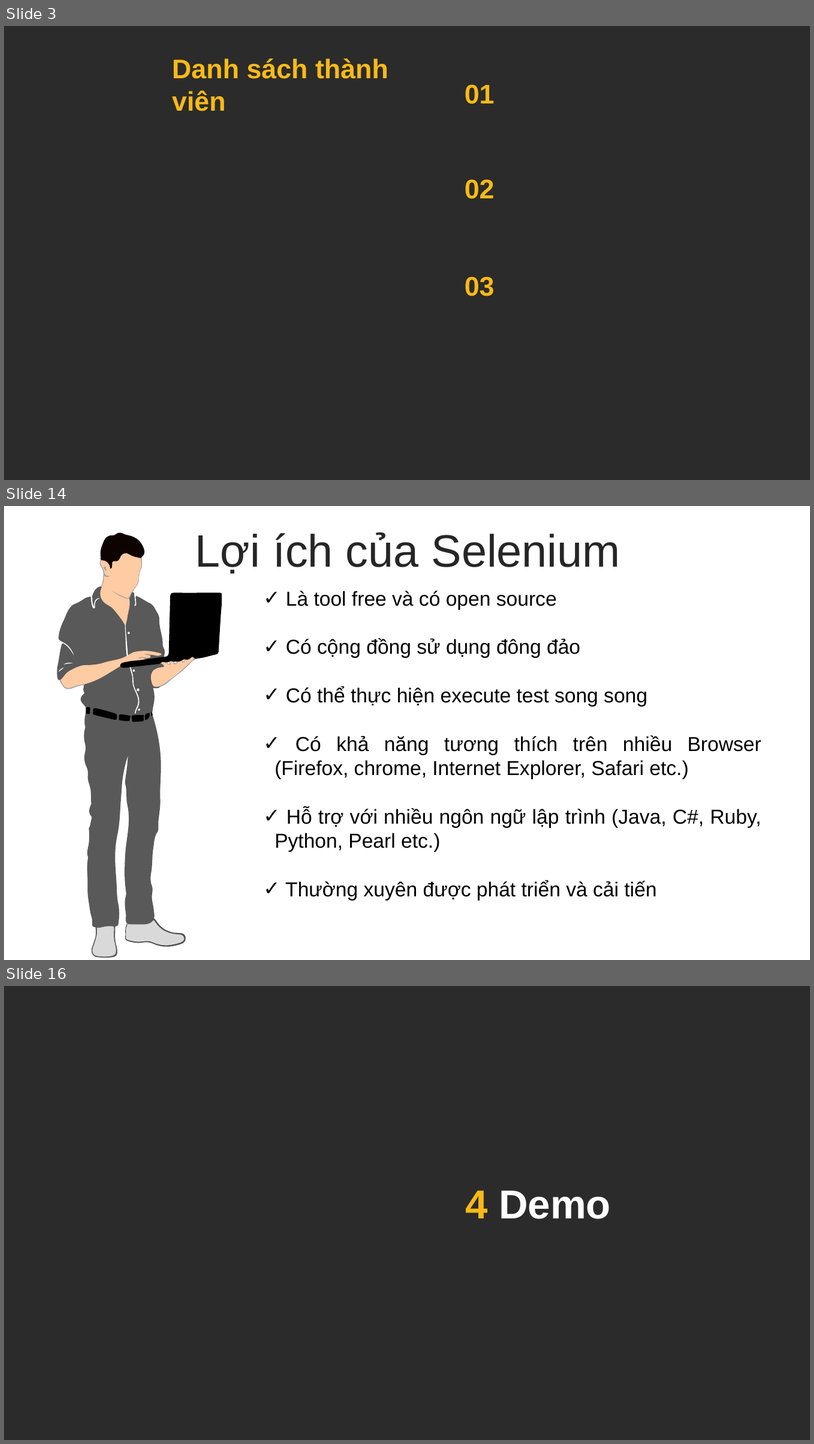
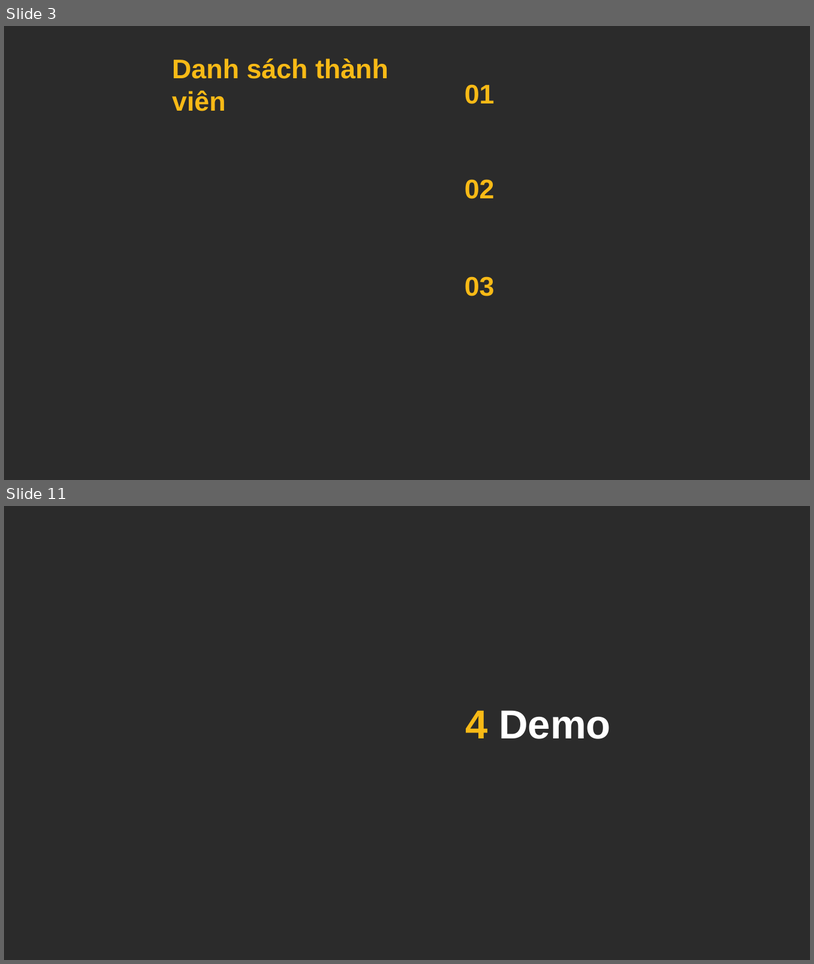
Before and after one commit to maxknowyou/npta, a slide deck: ThuyetTrinhBaoCaoMaNguonMo.pptx. Shown one above the other, each under a label of ours: slides 3, 14 and 16 before the commit, slides 3 and 11 after it; the slides between them are not shown. The pictures are 814x1444 and 814x964 pixels, drawn with LibreOffice and Linux fonts; fonts in the diff are those of the drawing; background and template pictures are left out; a plain dark background stands for a picture behind light text. Boxes give left, top, right and bottom in pixels: in the first picture for what was removed or moved away, otherwise in the second. Text is boxed around its words. In the diff, an @@ line names an element or a change of style, - is before the commit and + after.

```diff
--- a/ThuyetTrinhBaoCaoMaNguonMo.pptx
+++ b/ThuyetTrinhBaoCaoMaNguonMo.pptx
@@ slide 14 removed at [4, 506, 810, 960], background #FFFFFF @@
@@ text removed at [195, 532, 621, 574] @@
-Lợi ích của Selenium
@@ group removed at [54, 530, 224, 960]: 17 freeform shapes @@
@@ text removed at [275, 591, 762, 900] @@
-✓ Là tool free và có open source
-✓ Có cộng đồng sử dụng đông đảo
-✓ Có thể thực hiện execute test song song
-✓ Có khả năng tương thích trên nhiều Browser (Firefox, chrome, Internet Explorer, Safari etc.)
-✓ Hỗ trợ với nhiều ngôn ngữ lập trình (Java, C#, Ruby, Python, Pearl etc.)
-✓ Thường xuyên được phát triển và cải tiến
@@ what was slide 16 is now slide 11 @@
```
Also in this commit, not shown: 2 slides changed, 7 slides added, 11 other slides removed.
